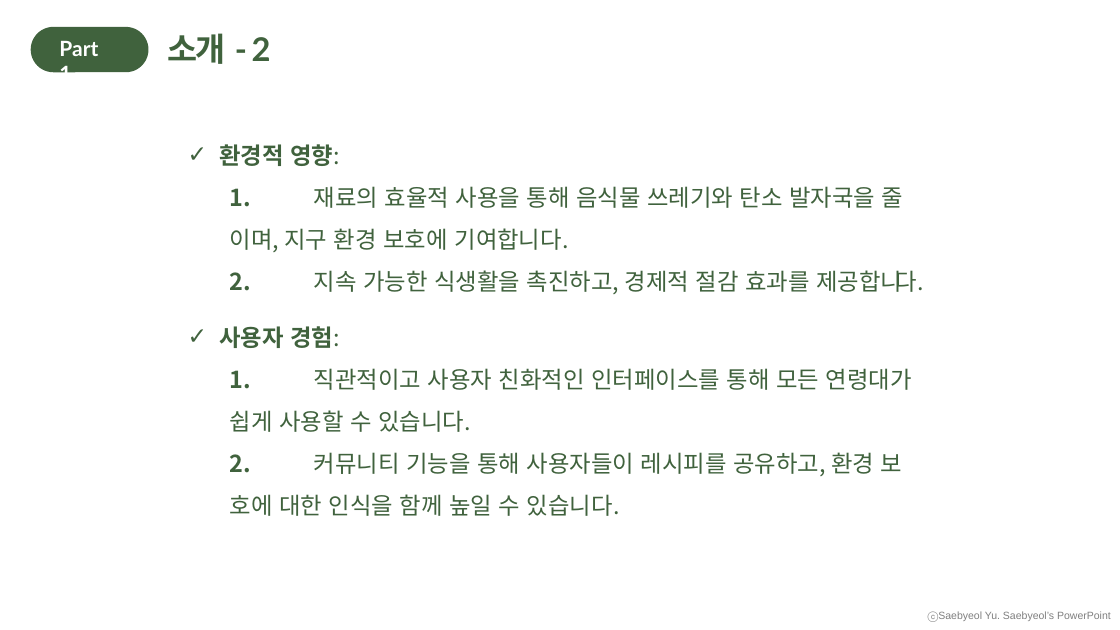
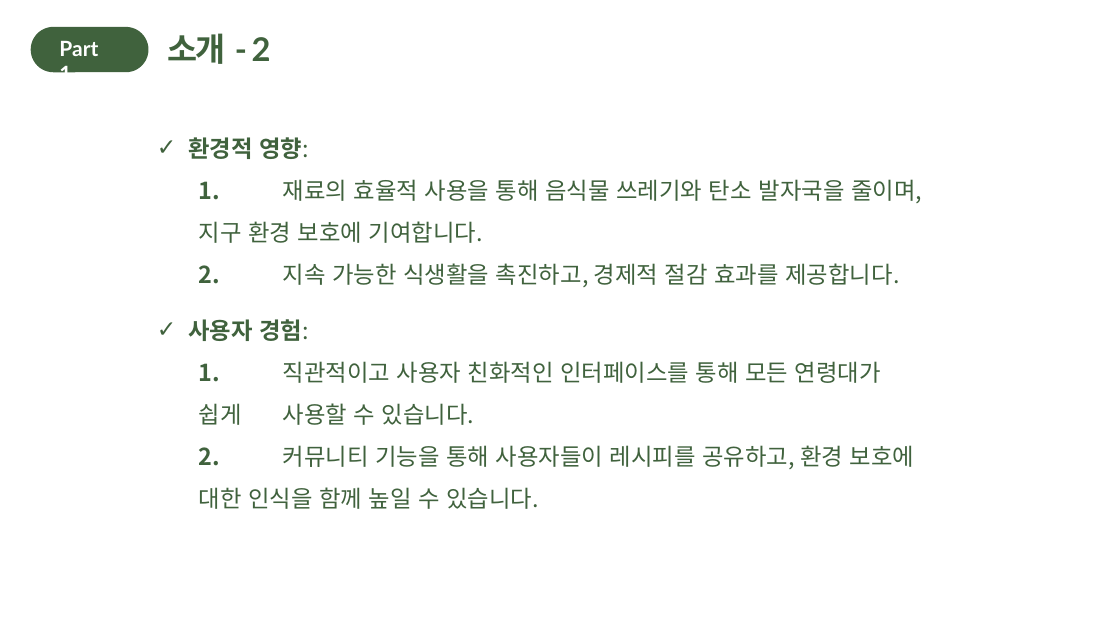
Before and after one commit to Yoon-jae-min/UsecaseDiagram, a slide deck: slide 5 of 수정/2조 요구사항 확인, 유스케이스(발표, 최종-넘버링 수정).pptx. Drawn at 1120x630 pixels with LibreOffice and Linux fonts; fonts in the diff are those of the drawing. Boxes give left, top, right and bottom in pixels: in the first picture for what was removed or moved away, otherwise in the second. Text is boxed around its words. In the diff, an @@ line names an element or a change of style, - is before the commit and + after.

Commit message:
20240315

```diff
--- a/수정/2조 요구사항 확인, 유스케이스(발표, 최종-넘버링 수정).pptx
+++ b/수정/2조 요구사항 확인, 유스케이스(발표, 최종-넘버링 수정).pptx
@@ text "환경적 영향:": place and size @@
-text "환경적 영향:" at box(219, 144, 924, 516)
+text "환경적 영향:" at box(188, 137, 922, 509)
@@ text at box(199, 179, 922, 287): spaces changed @@
-  1. 재료의 효율적 사용을 통해 음식물 쓰레기와 탄소 발자국을 줄 이며, 지구 환경 보호에 기여합니다.
-  2. 지속 가능한 식생활을 촉진하고, 경제적 절감 효과를 제공합니 다.
+  1. 재료의 효율적 사용을 통해 음식물 쓰레기와 탄소 발자국을 줄이며, 지구 환경 보호에 기여합니다.
+  2. 지속 가능한 식생활을 촉진하고, 경제적 절감 효과를 제공합니다.
@@ text at box(199, 445, 914, 509): spaces changed @@
-  2. 커뮤니티 기능을 통해 사용자들이 레시피를 공유하고, 환경 보 호에 대한 인식을 함께 높일 수 있습니다.
+  2. 커뮤니티 기능을 통해 사용자들이 레시피를 공유하고, 환경 보호에 대한 인식을 함께 높일 수 있습니다.
@@ text removed at box(985, 611, 1111, 621) @@
-ⓒSaebyeol Yu. Saebyeol’s PowerPoint
```
Also in this commit, not shown: 21 other slides changed.
